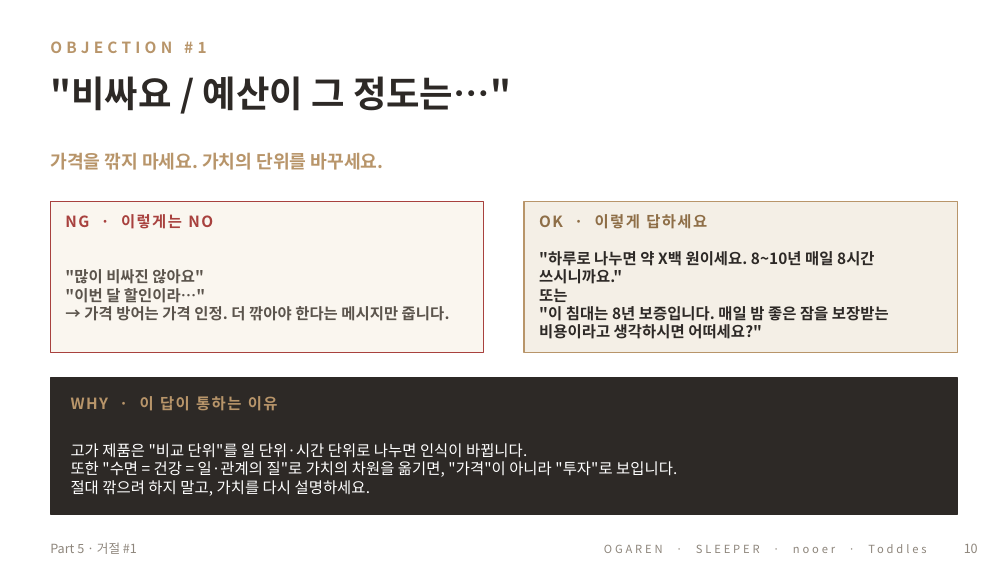
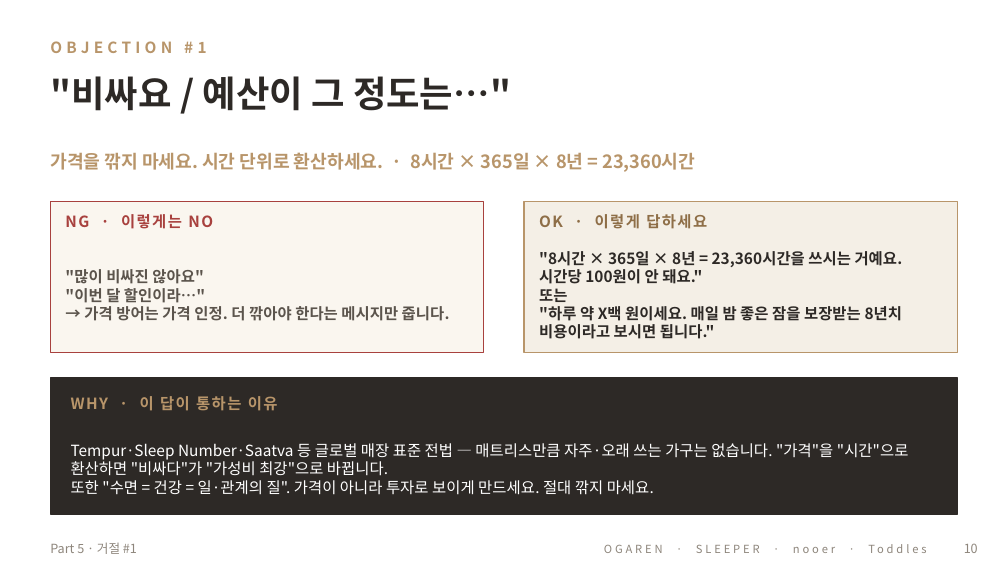
Before and after one commit to david-jung84/ogaren-sales-guide, a slide deck: slide 13 of assets/download/오가렌_세일즈가이드_세션2.pptx. Drawn at 1008x567 pixels with LibreOffice and Linux fonts; fonts in the diff are those of the drawing. Boxes give left, top, right and bottom in pixels: in the first picture for what was removed or moved away, otherwise in the second. Text is boxed around its words. In the diff, an @@ line names an element or a change of style, - is before the commit and + after.

```diff
--- a/assets/download/오가렌_세일즈가이드_세션2.pptx
+++ b/assets/download/오가렌_세일즈가이드_세션2.pptx
@@ text at [50,152,695,172]: text changed @@
-가격을 깎지 마세요. 가치의 단위를 바꾸세요.
+가격을 깎지 마세요. 시간 단위로 환산하세요. · 8시간 × 365일 × 8년 = 23,360시간
@@ text at [539,251,903,284]: text changed @@
-"하루로 나누면 약 X백 원이세요. 8~10년 매일 8시간 쓰시니까요."
+"8시간 × 365일 × 8년 = 23,360시간을 쓰시는 거예요. 시간당 100원이 안 돼요."
@@ text at [539,306,902,339]: text changed @@
-"이 침대는 8년 보증입니다. 매일 밤 좋은 잠을 보장받는 비용이라고 생각하시면 어떠세요?"
+"하루 약 X백 원이세요. 매일 밤 좋은 잠을 보장받는 8년치 비용이라고 보시면 됩니다."
@@ text at [71,443,908,495]: text changed @@
-고가 제품은 "비교 단위"를 일 단위·시간 단위로 나누면 인식이 바뀝니다.
-또한 "수면 = 건강 = 일·관계의 질"로 가치의 차원을 옮기면, "가격"이 아니라 "투자"로 보입니다.
-절대 깎으려 하지 말고, 가치를 다시 설명하세요.
+Tempur·Sleep Number·Saatva 등 글로벌 매장 표준 전법 — 매트리스만큼 자주·오래 쓰는 가구는 없습니다. "가격"을 "시간"으로 환산하면 "비싸다"가 "가성비 최강"으로 바뀝니다.
+또한 "수면 = 건강 = 일·관계의 질". 가격이 아니라 투자로 보이게 만드세요. 절대 깎지 마세요.
```
Also in this commit, not shown: 3 other slides changed, 12 other files.
